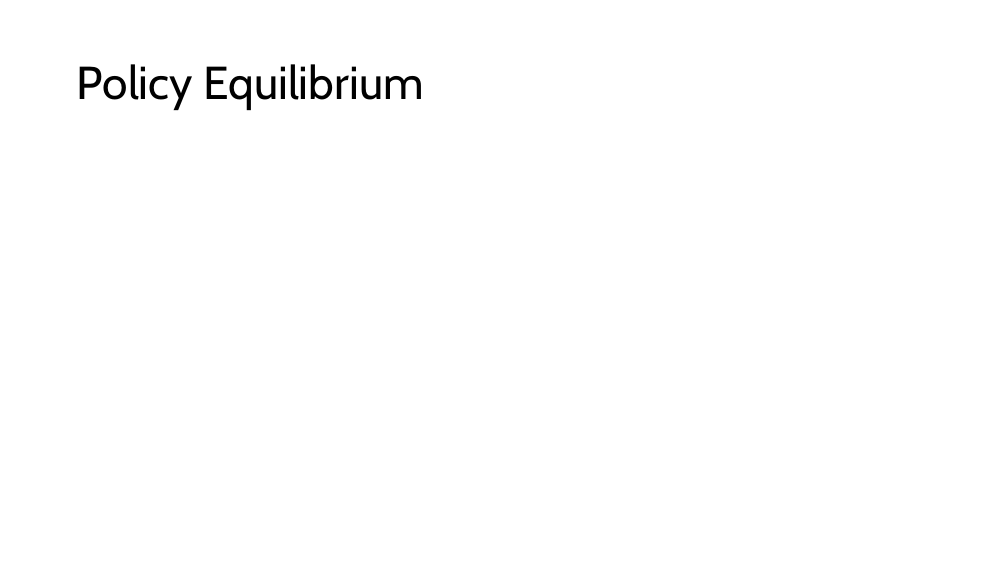
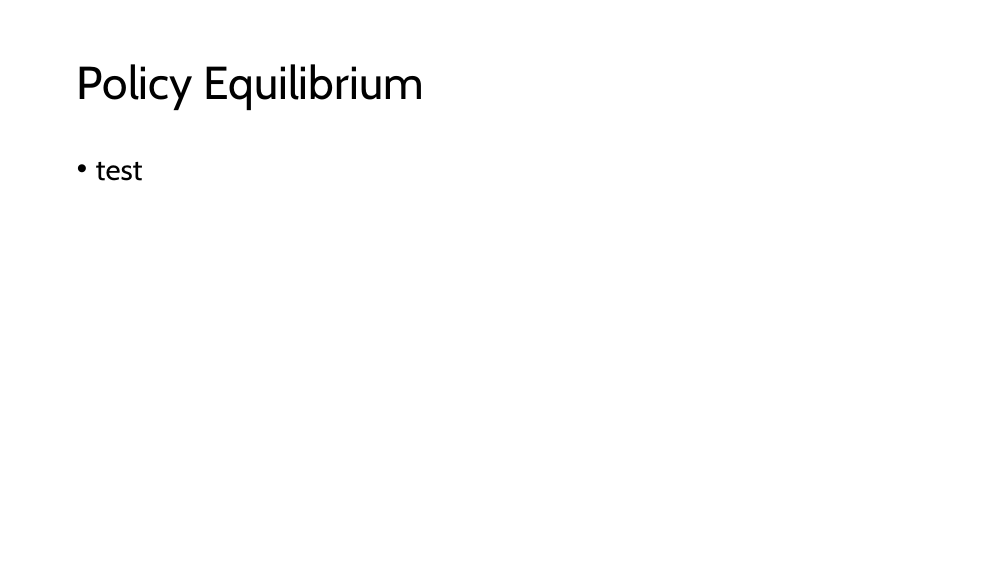
Before and after one commit to KenFelder/DA, a slide deck: slide 5 of Präsentationen/20240513_Working_Title.pptm. Drawn at 1008x567 pixels with LibreOffice and Linux fonts; fonts in the diff are those of the drawing. Boxes give left, top, right and bottom in pixels: in the first picture for what was removed or moved away, otherwise in the second. Text is boxed around its words. In the diff, an @@ line names an element or a change of style, - is before the commit and + after.

Commit message:
Test

```diff
--- a/Präsentationen/20240513_Working_Title.pptm
+++ b/Präsentationen/20240513_Working_Title.pptm
@@ text added at <box>96,161,143,181</box>, 28 pt, text #000000 @@
+• test
```
